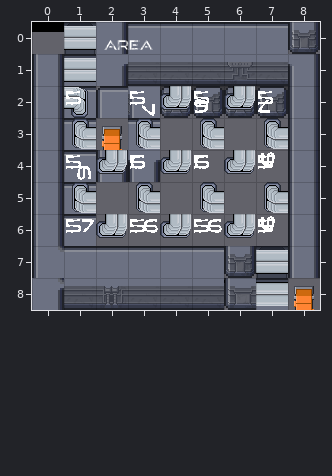
A Tiled map gets an edit: cocos/Code/assets/resources/map/map_1-1-H-1.tmx. The picture above was drawn from the file before the commit.
Cells are 32x32 px. Shown: x 0..8, y 0..8.
After the commit:
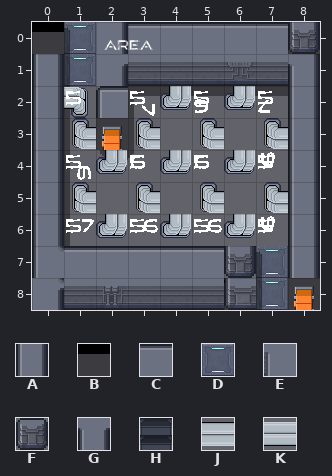
Key: from "proba_scifi": A 23, B 29, C 42, D 145; from "scifi_tileset_02": E 12, F 21, G 22, H 32, J 181 turned 270, K 181 turned 90.
_ is an empty cell.
See-through tiles are keyed as they look on the map.
What changed:
Layer "f":
y 0..1: x 1 _ -> D
y 7..8: x 7 _ -> D
Layer "sh":
y 0: x 0 _ -> B; x 8 _ -> B
y 3: x 2 _ -> B
y 8: x 8 _ -> B
Layer "w":
y 0: x 1 H -> _
y 1: x 1 C -> _
y 2: x 1 C -> _; x 3..7 EFFFF -> _____
y 3: x 1 C -> _; x 3 C -> _
y 4: x 1..3 CAG -> ___
y 5..6: x 1 C -> _
y 7: x 7 H -> _
y 8: x 7 C -> _
Layer "p":
y 0..1: x 1 K -> _
y 7: x 7 K -> _
y 8: x 7 J -> _
